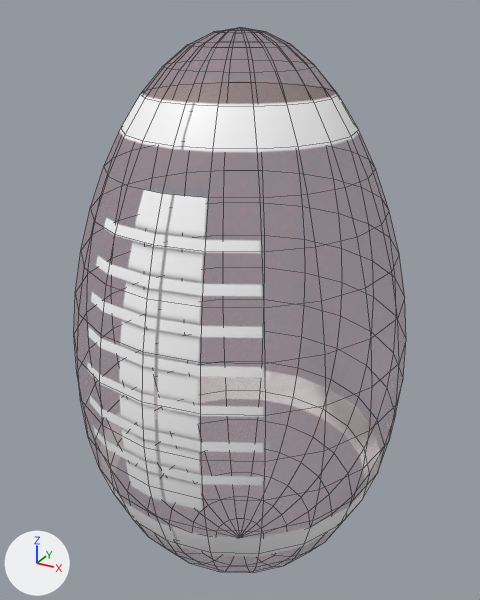
The FBX model Assets/Resources/Prefabs/GameMain/Player/Player_Skin/Player_Model/rugbyball.fbx, before and after one commit.
Camera for both pictures: a 50 mm camera at (1.84, -17.57, 9.69) aimed at (-7.98, 0.3, 0.76). Lighting does not change. The marker at lower left points along +X, +Y and +Z. Mesh edges are drawn as thin lines. Where no turn or scale is listed for an object, it has been applied to the vertices.

Before the edit, the objects in view are built like this:
```python
me_mesh = bpy.data.meshes.new('Mesh')
me_mesh.from_pydata(...)  # 382 vertices, 400 faces; spans x -5.5..5.5, y -5.5..5.5, z -9.2..9.2
me_mesh.materials.append(mat_lambert2)
ob_ball_size_psphere1 = bpy.data.objects.new('ball_size:pSphere1', me_mesh)
ob_ball_size_psphere1.location = (-7.83, 0.0, 0.0)
```
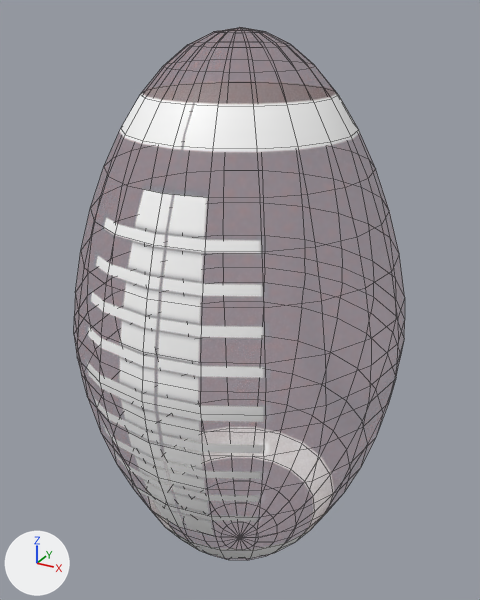
Location of each change, [x1, y1, x2, y2] in pixels of the pictures (480 x 600 px):
'ball_size:pSphere1', reshaped (7% narrower): before [87, 81, 381, 557]; after [87, 81, 360, 558]
part 1 of me_mesh, built on: [87, 327, 265, 415] in both
part 2 of me_mesh, surface changed: before [87, 369, 381, 557]; after [87, 369, 335, 558]

The change in detail:
me_mesh is used by ob_ball_size_psphere1; location (-7.83, 0.0, 0.0).
me_mesh had 382 vertices, 400 faces and spanned x -5.5..5.5, y -5.5..5.5, z -9.2..9.2.
me_mesh now has 422 vertices, 440 faces and spans x -5.4..5.4, y -5.4..5.4, z -9.2..9.2.
Part 1, on me_mesh:
24 vertices are removed from x -5.2..5.2, y -1.7..1.7, z -9.1..0.0.
68 faces are deleted.
20 vertices in x -3.5..3.5, y -3.5..3.5, z -7.4 move by (0.0, 0.0, 0.9).
6 vertices in x 1.7..5.1, y 1.7..5.1, z -4.2..-2.8 move by (-0.1, -0.1, 1.4).
6 vertices in x -5.1..-1.7, y 1.7..5.1, z -4.2..-2.8 move by (0.1, -0.1, 1.4).
6 vertices in x -5.1..-1.7, y -5.1..-1.7, z -4.2..-2.8 move by (0.1, 0.1, 1.4).
6 vertices in x 1.7..5.1, y -5.1..-1.7, z -4.2..-2.8 move by (-0.1, 0.1, 1.4).
6 vertices in x -4.4..2.6, y -4.4..2.6, z -8.2..-1.4 move by (0.1, 0.1, 0.8).
112 vertices move from x -5.5..5.5, y -5.5..5.5, z -8.8..0.0 to x -5.4..5.4, y -5.3..5.3, z -8.2..0.0.
64 vertices are added at x -5.3..5.3, y -5.3..5.3, z -9.1..0.6.
108 new faces join them.
me_mesh part 2: 152 kept faces spanning x -5.3..5.3, y -5.4..5.4, z -8.2..0.0 get new texture (UV) coordinates.
